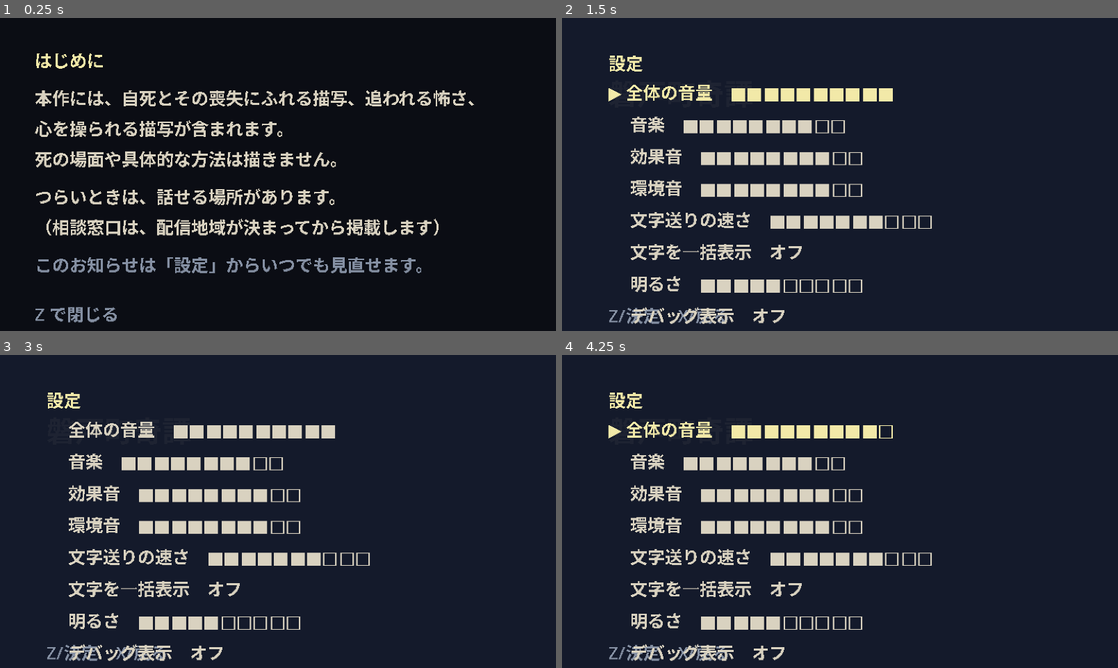
Above: before the commit, frames 1-4 (two rows, left to right).
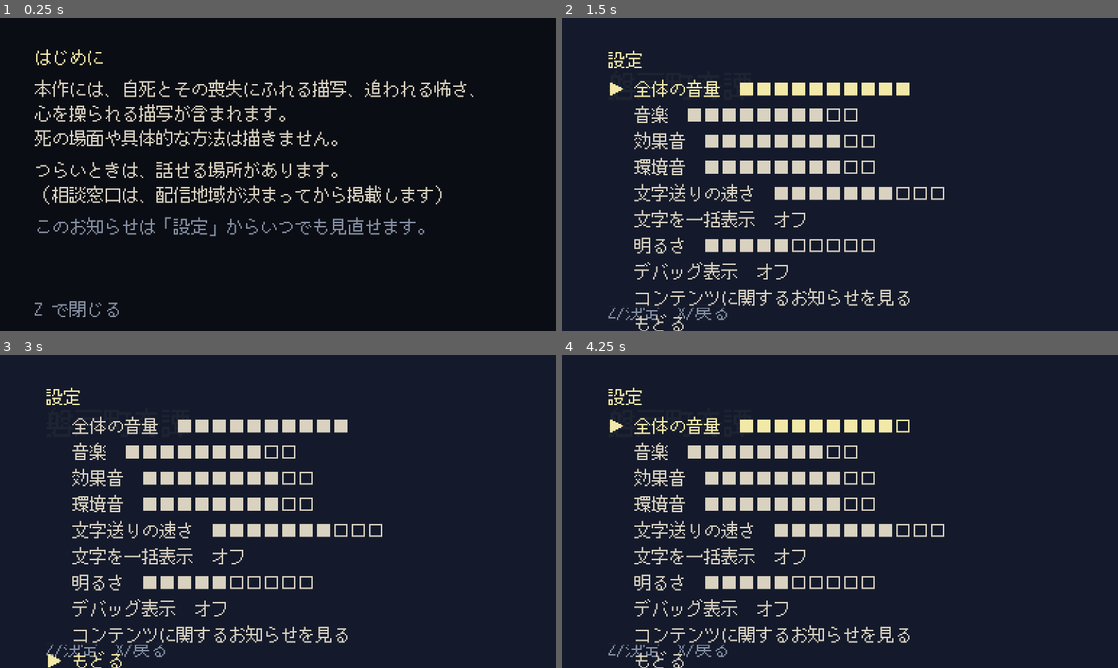
Above: after the commit, the same moments.

Repository: kijima-masaru/Ano-natsu-no-hyaku-ki-yak-
Game: Godot game, scene res://scenes/ui/title.tscn
Same seed, same stepped clock (60 frames per second), same inputs: the game is played once before the commit and once after it.
Inputs (mouse positions are in pixels of both pictures, inside the frame that each line leads up to):
- Up to frame 1 (0.25 s): no input
- Up to frame 2 (1.5 s): tap Enter (ui_accept) at 0.5, 0.77, 1.25 s; move the mouse to (962, 158) at 0.52 s; hold D (move_right) 0.53-1.28 s; hold F (flashlight) 0.53-1.28 s; click (962, 158) at 0.67 s; move the mouse to (728, 190) at 1.27 s; hold S (move_down) from 1.28 s (still down); tap Z (interact) at 1.35 s
- Up to frame 3 (3 s): tap Enter (ui_accept) at 1.52, 2, 2.75 s; move the mouse to (333, 442) at 2.02 s; release S (move_down) at 2.03 s; hold D (move_right) 2.03-2.78 s; hold N (open_notebook) 2.03-2.78 s; move the mouse to (250, 574) at 2.77 s; hold W (move_up) from 2.78 s (still down); tap Shift (sneak) at 2.85 s; click (250, 574) at 2.92 s
- Up to frame 4 (4.25 s): tap Enter (ui_accept) at 3.02, 3.5, 3.77 s; move the mouse to (1006, 558) at 3.52 s; release W (move_up) at 3.53 s; hold A (move_left) from 3.53 s (still down); hold F (flashlight) from 3.53 s (still down)

The runs differ from the first frame. In frame 1, 13% of the frame differs, in the area x 6-86%, y 10-98%; in frame 2, 14%, in the area x 8-69%, y 10-100%; in frame 3, 14%; in frame 4, 14%.

Commit message:
feat(ui): PixelMplus12 を配置し、全 UI の既定フォントにする
- resources/fonts に Regular / Bold と LICENSE-PixelMplus.txt（M+ FONT LICENSE）
- UiFont autoload が読み込み時にアンチエイリアス無し・ヒンティング無し・サブピクセル無しを強制し、ThemeDB と既定テーマに設定（.import に依存しない）
- gui/theme/custom_font も同じファイルに
- MenuList: 決定でシーンが切り替わった後の viewport null を防ぐ

Co-Authored-By: Claude Fable 5.1 <noreply@anthropic.com>
Claude-Session: https://claude.ai/code/session_012m8V77zujmRXRRP5JutGJS

Diff:
--- a/project.godot
+++ b/project.godot
@@ -18,6 +18,7 @@
 
 [autoload]
 
+UiFont="*res://scripts/autoload/ui_font.gd"
 Palette="*res://scripts/autoload/palette.gd"
 GameState="*res://scripts/autoload/game_state.gd"
 MessageResolver="*res://scripts/autoload/message_resolver.gd"
@@ -56,6 +57,7 @@
 
 [gui]
 
+theme/custom_font="res://resources/fonts/PixelMplus12-Regular.ttf"
 theme/default_font_antialiasing=0
 theme/default_font_hinting=0
 theme/default_font_subpixel_positioning=0
@@ -117,7 +119,7 @@
 
 [iwato]
 
-tileset/source="generated"
+tileset/source="resource"
 tileset/resource_path="res://resources/tilesets/common.tres"
 
 [rendering]
--- /dev/null
+++ b/scripts/autoload/ui_font.gd
@@ -0,0 +1,36 @@
+extends Node
+## UI フォント（PixelMplus12）を全 Control の既定フォントにする autoload。最初に読み込む。
+## .import はコミットしないので、取り込み設定に頼らず読み込み時にアンチエイリアス無し・ヒンティング無し・
+## サブピクセル無しを強制する（DialogueWindow が行っていたのと同じ処理。同じリソースを共有するので全体に効く）。
+## ファイルが無ければ何もしない（各 UI は代替フォントで動く）。
+
+const FONT_PATH: String = "res://resources/fonts/PixelMplus12-Regular.ttf"
+const FONT_BOLD_PATH: String = "res://resources/fonts/PixelMplus12-Bold.ttf"
+
+var font: FontFile = null
+var font_bold: FontFile = null
+
+
+func _ready() -> void:
+	font = _load_pixel_font(FONT_PATH)
+	font_bold = _load_pixel_font(FONT_BOLD_PATH)
+	if font != null:
+		ThemeDB.fallback_font = font
+		var theme: Theme = ThemeDB.get_project_theme()
+		if theme != null:
+			theme.default_font = font
+
+
+## ビットマップ風フォントとして読み込む。無ければ null
+static func _load_pixel_font(path: String) -> FontFile:
+	if not ResourceLoader.exists(path):
+		return null
+	var f: FontFile = load(path) as FontFile
+	if f == null:
+		push_error("UiFont: %s を FontFile として読み込めません" % path)
+		return null
+	f.antialiasing = TextServer.FONT_ANTIALIASING_NONE
+	f.hinting = TextServer.HINTING_NONE
+	f.subpixel_positioning = TextServer.SUBPIXEL_POSITIONING_DISABLED
+	f.generate_mipmaps = false
+	return f
--- a/scripts/ui/dialogue_window.gd
+++ b/scripts/ui/dialogue_window.gd
@@ -188,14 +188,10 @@
 
 
 func _setup_font() -> void:
+	if UiFont.font != null:
+		_font = UiFont.font
+		return
 	if ResourceLoader.exists(FONT_PATH):
-		var font_file: FontFile = load(FONT_PATH) as FontFile
-		if font_file != null:
-			font_file.antialiasing = TextServer.FONT_ANTIALIASING_NONE
-			font_file.hinting = TextServer.HINTING_NONE
-			font_file.subpixel_positioning = TextServer.SUBPIXEL_POSITIONING_DISABLED
-			_font = font_file
-			return
 		push_error("DialogueWindow: %s を FontFile として読み込めません" % FONT_PATH)
 	else:
 		push_warning("DialogueWindow: PixelMplus12 が %s に無いため代替フォントで表示します（resources/fonts/README.md）" % FONT_PATH)
--- a/scripts/ui/menu_list.gd
+++ b/scripts/ui/menu_list.gd
@@ -66,7 +66,10 @@
 		cancelled.emit()
 	else:
 		return
-	get_viewport().set_input_as_handled()
+	# 決定でシーンが切り替わると自分ごと木から外れ、viewport が無くなることがある（タイトル → ゲーム開始）
+	var viewport: Viewport = get_viewport()
+	if viewport != null:
+		viewport.set_input_as_handled()
 
 
 func _move(delta: int) -> void:
Not shown, added: resources/fonts/LICENSE-PixelMplus.txt
Binary file added: resources/fonts/PixelMplus12-Bold.ttf
Binary file added: resources/fonts/PixelMplus12-Regular.ttf
Not shown, added: scripts/autoload/ui_font.gd.uid
Not shown, changed: resources/fonts/README.md
